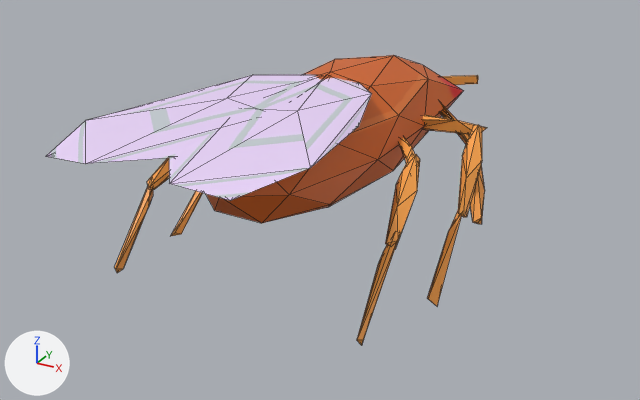
Two versions of the Blender file assets_src/fruit_fly.blend, one commit apart.
One viewpoint serves both versions: a 50 mm camera at (2.94, -5.51, 2.16) aimed at (0.06, -0.27, -0.46). Lighting does not change. The marker at lower left points along +X, +Y and +Z. Mesh edges are drawn as thin lines.

Names of what the first picture shows: 'body', 'legs', 'legs.001', 'legs.002', 'wings'.
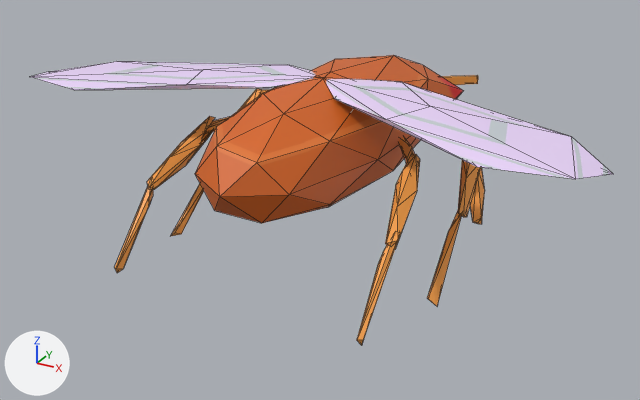
What differs and where, as boxes (x1, y1, x2, y2) in the pictures (640 x 400 px):
'wings', reshaped (79% wider, 6% shorter): before (46, 74, 372, 200); after (30, 61, 613, 179)

Diff of the bpy script that builds the scene:
```diff
--- a/assets_src/fruit_fly.blend.py
+++ b/assets_src/fruit_fly.blend.py
@@ me_icosphere_005 @@
 me_icosphere_005.from_pydata(...)  # 12 vertices, 20 faces; spans x -0.799..0.148, y -0.9..0.005, z 4.105..4.985
 # used by ob_wings; location = (0.0, 0.0, 0.0); rotation_euler = (0.0, 0.0, -0.0135), in degrees (0, 0, -0.8); scale = (1.0, 2.46, 0.0892)
-me_icosphere_005.vertices[0].co = (-0.271, -0.373, 4.105)
-me_icosphere_005.vertices[1].co = (0.053, -0.731, 4.348)
-me_icosphere_005.vertices[2].co = (-0.628, -0.882, 4.348)  # pixel (45, 156)
-me_icosphere_005.vertices[3].co = (-0.663, -0.343, 4.348)
-me_icosphere_005.vertices[4].co = (-0.219, 0.005, 4.348)  # pixel (305, 74)
-me_icosphere_005.vertices[5].co = (0.148, -0.169, 4.348)
-me_icosphere_005.vertices[6].co = (-0.285, -0.9, 4.741)  # pixel (85, 163)
-me_icosphere_005.vertices[7].co = (-0.799, -0.677, 4.741)  # pixel (85, 120)
-me_icosphere_005.vertices[8].co = (-0.478, -0.12, 4.741)  # pixel (252, 74)
-me_icosphere_005.vertices[9].co = (0.02, -0.013, 4.741)
-me_icosphere_005.vertices[10].co = (0.125, -0.404, 4.741)
-me_icosphere_005.vertices[11].co = (-0.271, -0.373, 4.985)  # pixel (226, 98)
+# me_icosphere_005 part 1
+me_icosphere_005.vertices[0].co = (-0.904, -0.129, 3.682)
+me_icosphere_005.vertices[1].co = (-1.501, -0.423, 3.921)  # pixel (74, 90)
+me_icosphere_005.vertices[2].co = (-2.166, -0.261, 3.352)  # pixel (48, 71)
+me_icosphere_005.vertices[3].co = (-1.04, 0.024, 3.671)
+me_icosphere_005.vertices[4].co = (-0.077, 0.045, 4.201)
+me_icosphere_005.vertices[5].co = (-0.261, -0.171, 4.345)  # pixel (269, 87)
+me_icosphere_005.vertices[6].co = (-2.031, -0.39, 3.973)  # pixel (29, 76)
+me_icosphere_005.vertices[7].co = (-1.819, -0.097, 3.757)  # pixel (116, 61)
+me_icosphere_005.vertices[8].co = (-0.476, 0.073, 4.334)  # pixel (287, 64)
+me_icosphere_005.vertices[9].co = (0.003, -0.047, 4.748)  # pixel (323, 77)
+me_icosphere_005.vertices[10].co = (-0.773, -0.282, 4.572)  # pixel (186, 84)
+me_icosphere_005.vertices[11].co = (-0.908, -0.127, 4.56)  # pixel (203, 69)
 me_icosphere_005.materials.append(mat_material)
```
